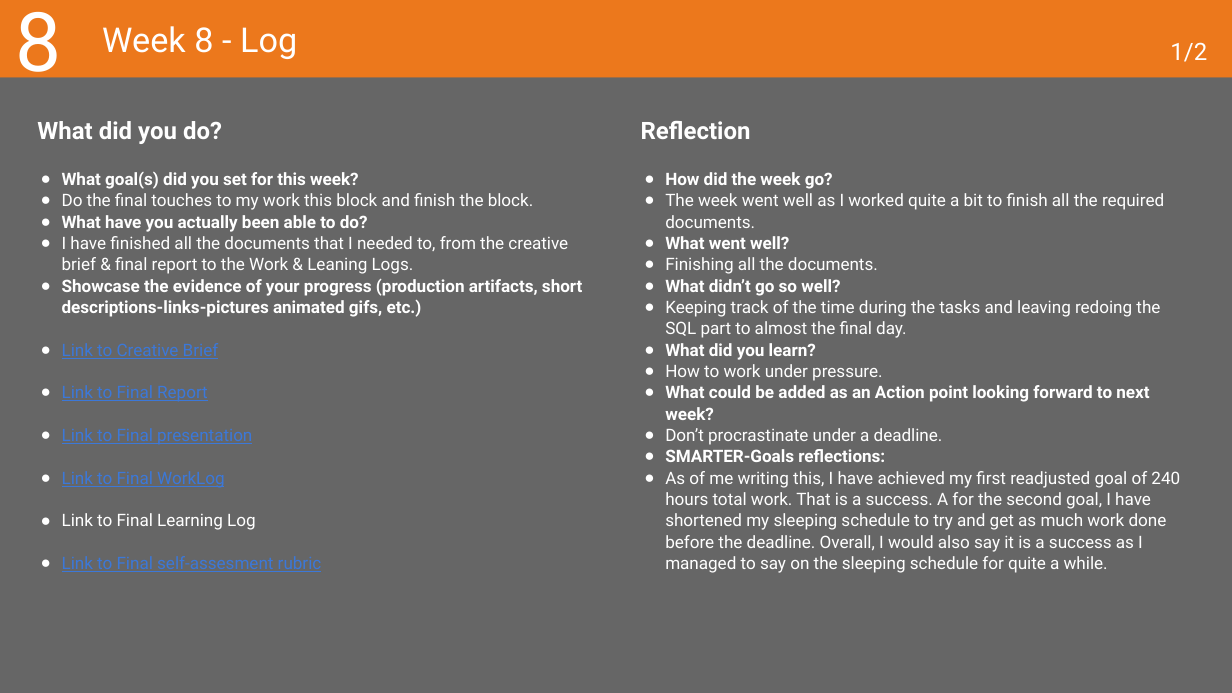
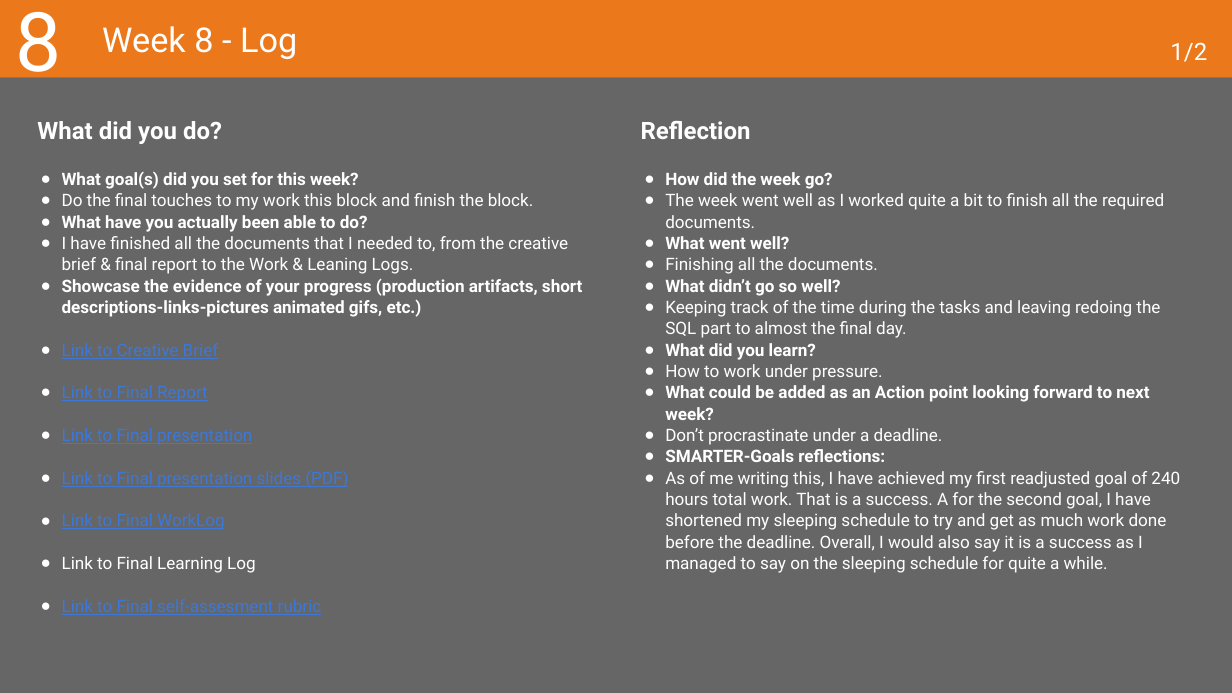
Before and after one commit to MaksBurchard240894/HFG7, a slide deck: slide 23 of Deliverables/Learning Log - Y1B-2024-25_ADSAI.pptx. Drawn at 1232x693 pixels with LibreOffice and Linux fonts; fonts in the diff are those of the drawing. Boxes give left, top, right and bottom in pixels: in the first picture for what was removed or moved away, otherwise in the second. Text is boxed around its words. In the diff, an @@ line names an element or a change of style, - is before the commit and + after.

```diff
--- a/Deliverables/Learning Log - Y1B-2024-25_ADSAI.pptx
+++ b/Deliverables/Learning Log - Y1B-2024-25_ADSAI.pptx
@@ text at [62, 470, 348, 488]: paragraph added @@
+● Link to Final presentation slides (PDF)
```
Also in this commit, not shown: 2 other slides changed.
